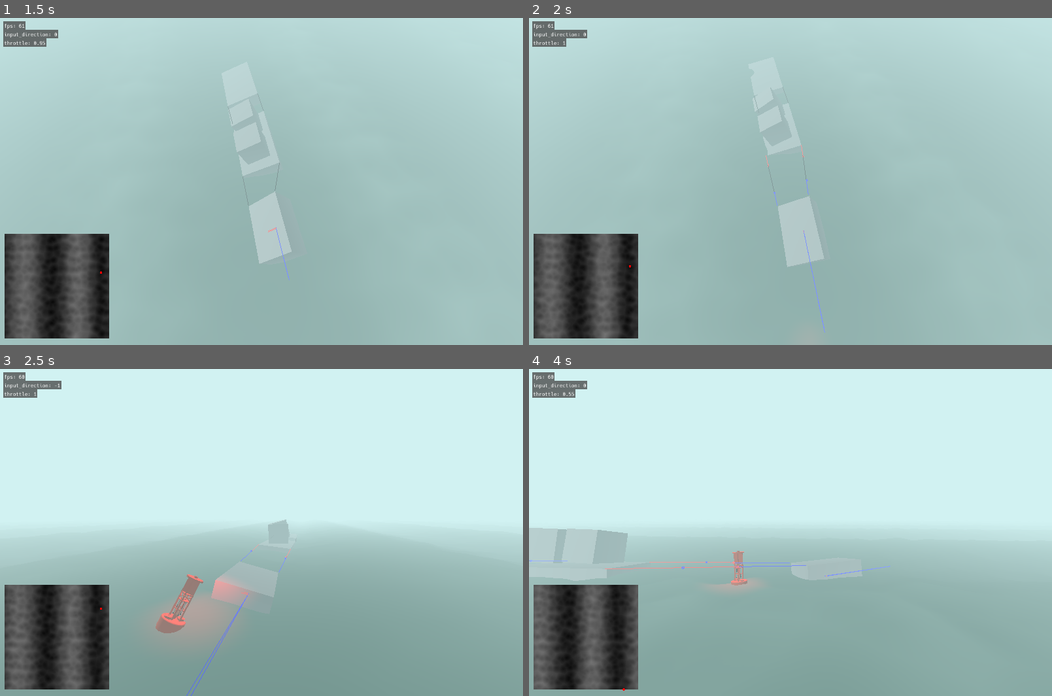
Above: before the commit, frames 1-4 (two rows, left to right).
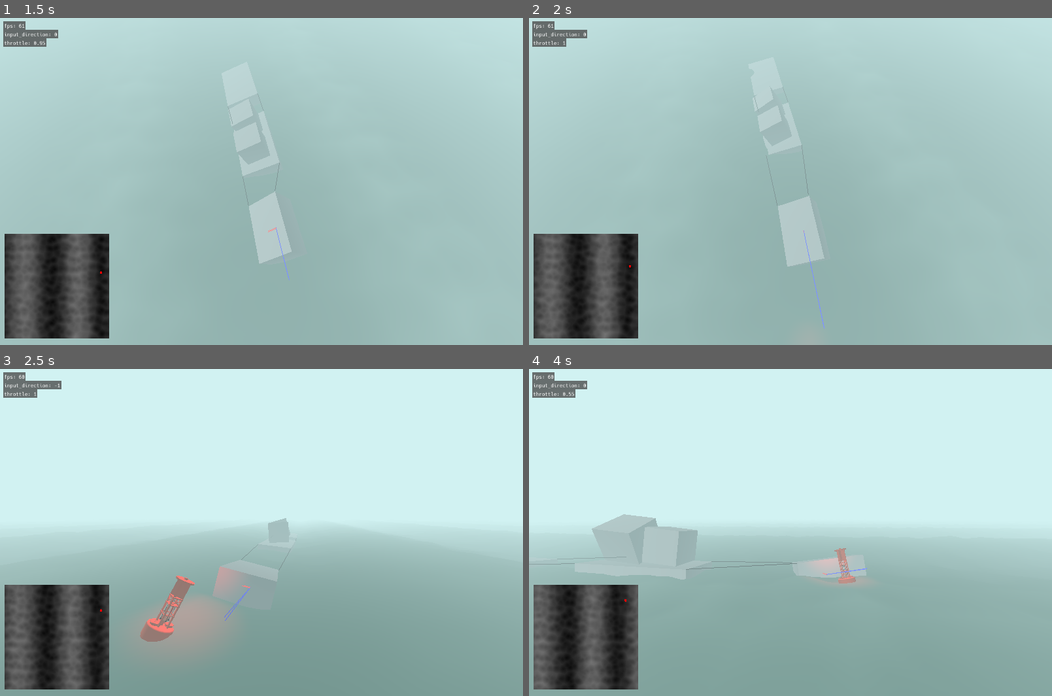
Above: after the commit, the same moments.

Repository: anthonyec/230904_godot_boat_game
Game: Godot game, scene res://main.tscn
Same seed, same stepped clock (60 frames per second), same inputs: the game is played once before the commit and once after it.
Inputs (mouse positions are in pixels of both pictures, inside the frame that each line leads up to):
- Up to frame 1 (1.5 s): tap Enter (ui_accept) at 0.5, 0.77 s; move the mouse to (235, 246) at 0.52 s; hold Up (throttle_up) from 0.53 s (still down); move the mouse to (418, 230) at 1.27 s
- Up to frame 2 (2 s): keep holding Up (throttle_up); tap Enter (ui_accept) at 1.52 s
- Up to frame 3 (2.5 s): move the mouse to (104, 483) at 2.02 s; release Up (throttle_up) at 2.03 s; hold A (turn_left) from 2.03 s (still down)
- Up to frame 4 (4 s): move the mouse to (816, 532) at 2.77 s; tap Enter (ui_accept) at 3.02, 3.77 s; move the mouse to (712, 450) at 3.52 s; release A (turn_left) at 3.53 s; hold Down (throttle_down) from 3.53 s (still down)

Frame 1 is identical in both runs. In frame 2, less than 0.1% of the frame differs, in the area x 43-57%, y 24-97%; in frame 3, 1.5%; in frame 4, 2.4%, in the area x 0-70%, y 44-99%.

Commit message:
Change rope to be a spring technically

Diff:
--- a/rope.gd
+++ b/rope.gd
@@ -7,19 +7,12 @@
 @export var attachment_point_a: Node3D
 @export var attachment_point_b: Node3D
 @export var max_length: float = 10
-
-# Use this to make the rope less "tight" causing objects to be pull harshly.
-# Technically the value is how long for the object to reach the desired point.
-@export var stretchiness: float = 5
-@export var strength_multipler_a: float = 0.3
-@export var strength_multipler_b: float = 1
+@export var stiffness: float = 80
+@export var rigid: bool = false
 
 func _process(_delta: float) -> void:
 	if not enabled or not attachment_point_a or not attachment_point_b:
 		return
-
-	if Debug.is_flag_enabled(Debug.Flag.ROPE):
-		DebugDraw.draw_line_3d(attachment_point_a.global_position, attachment_point_b.global_position, Color.BLACK)
 
 	var point_a = attachment_point_a.global_position
 	var point_b = attachment_point_b.global_position
@@ -30,28 +23,17 @@
 	var direction_a_to_b = point_a.direction_to(point_b)
 	var direction_b_to_a = point_b.direction_to(point_a)
 
-	var desired_point_a = point_b + direction_b_to_a.normalized() * max_length
-	var desired_point_b = point_a + direction_a_to_b.normalized() * max_length
-
 	var distance = point_a.distance_to(point_b)
 
-	# Point B force.
-	if distance > max_length:
-		var acceleration: float = distance / sqrt(stretchiness)
+	var spring_force = stiffness * (max_length - distance)
+	var acceleration_a = spring_force / rigid_body_a.mass
+	var acceleration_b = spring_force / rigid_body_b.mass
+	var force_a = rigid_body_a.mass * acceleration_a
+	var force_b = rigid_body_b.mass * acceleration_b
 
-		# Probably can caclulate it like this, by having specfic numbers is
-		# easier to tune right now.
-#		var strength_multipler: float = rigid_body_b.mass / rigid_body_a.mass
+	if not rigid and distance > max_length:
+		rigid_body_a.apply_force(direction_b_to_a * force_a, offset_a)
+		rigid_body_b.apply_force(direction_a_to_b * force_b, offset_b)
 
-		var force_a: float = rigid_body_a.mass * acceleration * strength_multipler_a
-		var force_b: float = rigid_body_b.mass * acceleration * strength_multipler_b
-
-		rigid_body_a.apply_force(direction_a_to_b * force_a, offset_a)
-		rigid_body_b.apply_force(direction_b_to_a * force_b, offset_b)
-
-		if Debug.is_flag_enabled(Debug.Flag.ROPE):
-			DebugDraw.draw_cube(desired_point_a, 0.2, Color.BLUE)
-			DebugDraw.draw_ray_3d(point_a, direction_a_to_b, distance - max_length, Color.BLUE)
-
-			DebugDraw.draw_cube(desired_point_b, 0.2, Color.RED)
-			DebugDraw.draw_ray_3d(point_b, direction_b_to_a, distance - max_length, Color.RED)
+	if Debug.is_flag_enabled(Debug.Flag.ROPE):
+		DebugDraw.draw_line_3d(attachment_point_a.global_position, attachment_point_b.global_position, Color.BLACK)
